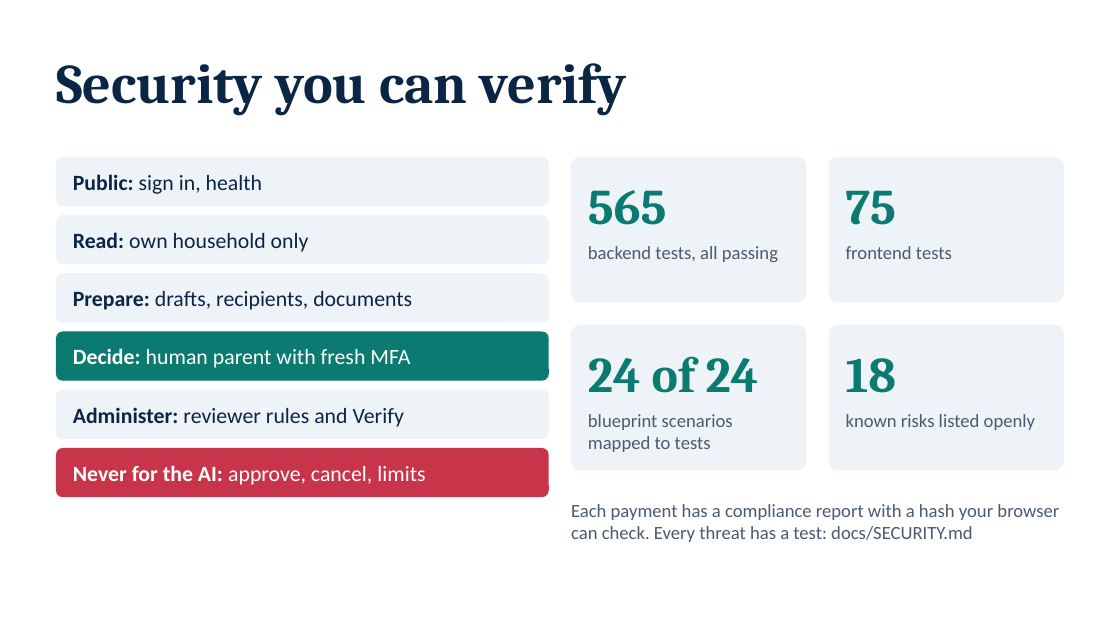
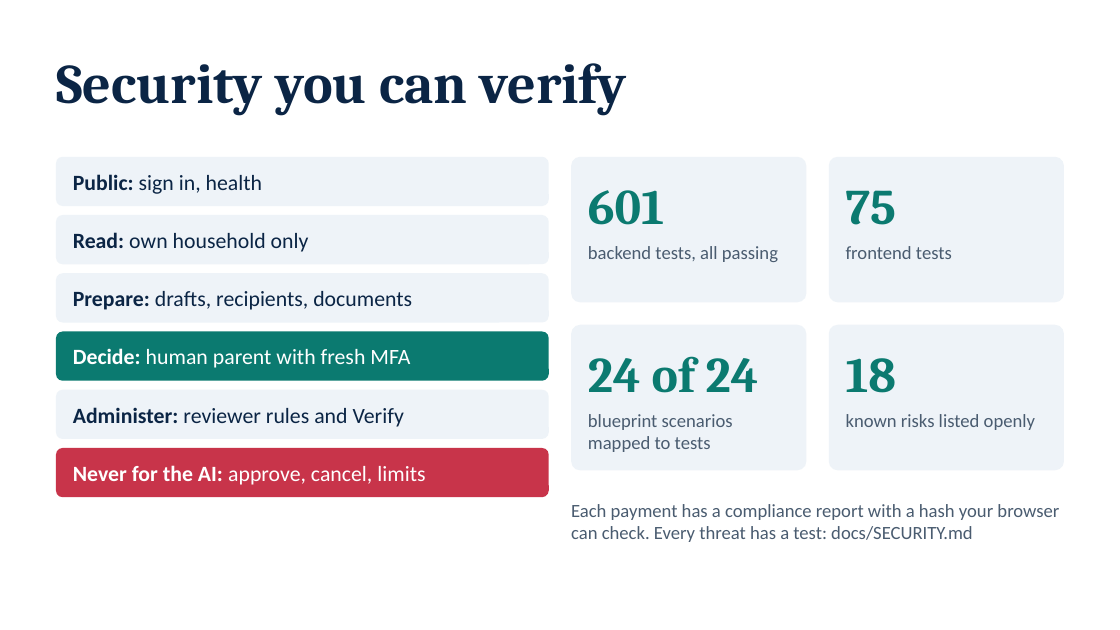
Before and after one commit to NoobCrow/StudyRoute, a slide deck: slide 8 of submission/StudyRoute_Deck.pptx. Drawn at 1120x630 pixels with LibreOffice and Linux fonts; fonts in the diff are those of the drawing. Boxes give left, top, right and bottom in pixels: in the first picture for what was removed or moved away, otherwise in the second. Text is boxed around its words. In the diff, an @@ line names an element or a change of style, - is before the commit and + after.

Commit message:
docs: regenerate test cases and rebuild the deck for 601 backend tests

```diff
--- a/submission/StudyRoute_Deck.pptx
+++ b/submission/StudyRoute_Deck.pptx
@@ text at <box>588,190,664,225</box>: text changed @@
-565
+601
```
Also in this commit, not shown: 1 other file.
